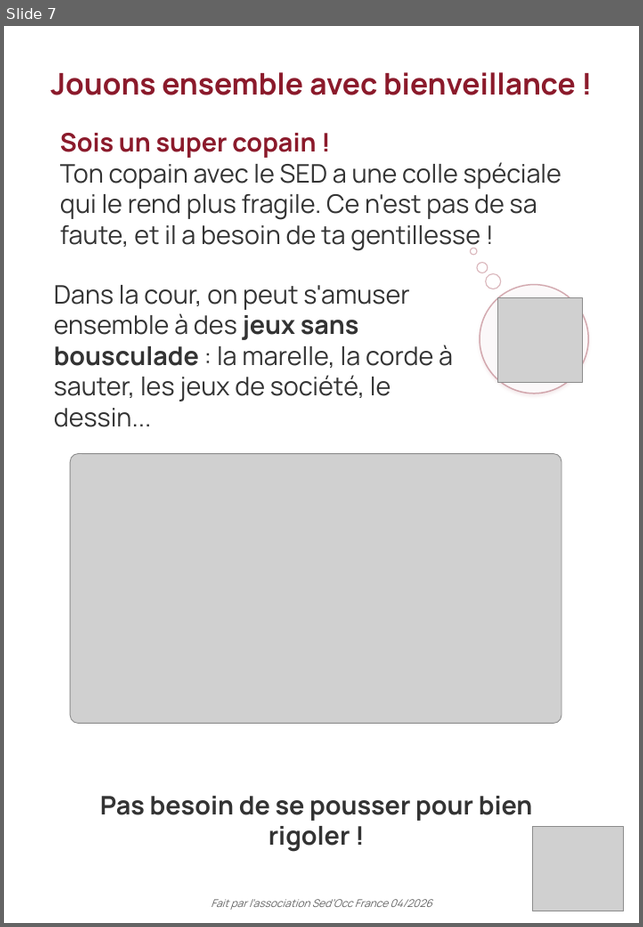
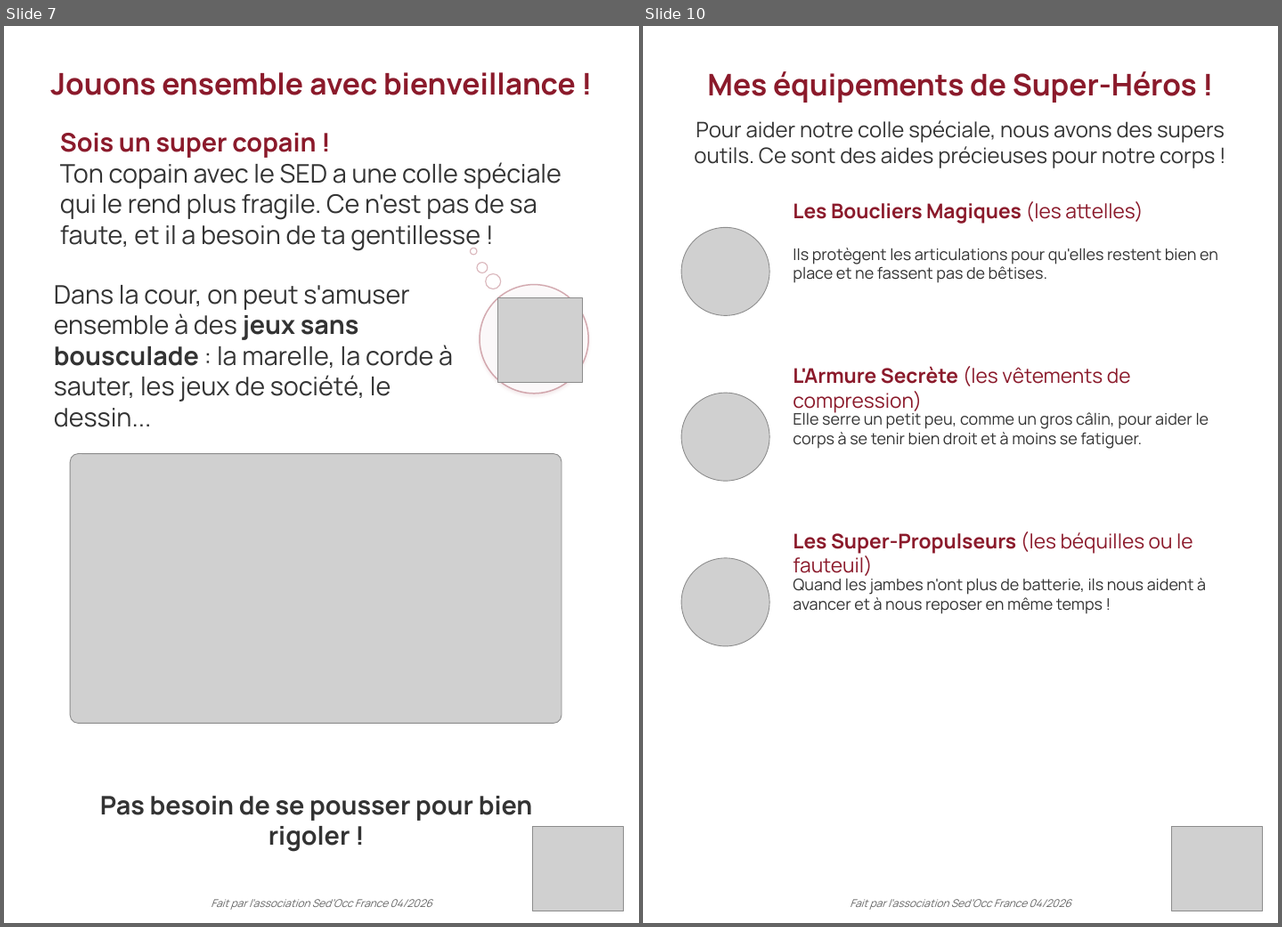
Before and after one commit to Therese-Borin-Pepe/sedocc-site, a slide deck: documents/Livret-SED-enfant-SedOcc.pptx. Shown side by side, each under a label of ours: slide 7 before the commit, slides 7 and 10 after it; the slides between them are not shown. The pictures are 643x927 and 1282x927 pixels, drawn with LibreOffice and Linux fonts; fonts in the diff are those of the drawing; grey boxes stand for pictures; background and template pictures are left out. Boxes give left, top, right and bottom in pixels: in the first picture for what was removed or moved away, otherwise in the second. Text is boxed around its words. In the diff, an @@ line names an element or a change of style, - is before the commit and + after.

```diff
--- a/documents/Livret-SED-enfant-SedOcc.pptx
+++ b/documents/Livret-SED-enfant-SedOcc.pptx
@@ slide 10 added at [643,26,1278,923], background picture (left out) @@
@@ text added at [707,71,1197,103], 28 pt, text #8B1A2B, bold @@
+Mes équipements de Super-Héros !
@@ text added at [694,120,1224,168], 20 pt, text #333333 @@
+Pour aider notre colle spéciale, nous avons des supers outils. Ce sont des aides précieuses pour notre corps !
@@ text added at [793,201,1143,224], 19 pt, text #8B1A2B, bold @@
+Les Boucliers Magiques (les attelles)
@@ picture added at [681,227,769,315] @@
@@ text added at [793,248,1218,283], 15 pt, text #333333 @@
+Ils protègent les articulations pour qu'elles restent bien en place et ne fassent pas de bêtises.
@@ text added at [793,366,1131,413], 19 pt, text #8B1A2B @@
+L'Armure Secrète (les vêtements de compression)
@@ picture added at [681,393,769,481] @@
@@ text added at [793,410,1209,449], 15 pt, text #333333 @@
+Elle serre un petit peu, comme un gros câlin, pour aider le corps à se tenir bien droit et à moins se fatiguer.
@@ text added at [793,532,1193,576], 19 pt, text #8B1A2B @@
+Les Super-Propulseurs (les béquilles ou le fauteuil)
@@ picture added at [681,557,769,646] @@
@@ text added at [793,578,1205,614], 15 pt, text #333333 @@
+Quand les jambes n'ont plus de batterie, ils nous aident à avancer et à nous reposer en même temps !
@@ picture added at [1172,826,1262,911] @@
@@ text added at [849,899,1070,910], 10 pt, text #666666, italic @@
+Fait par l’association Sed’Occ France 04/2026
```
Also in this commit, not shown: 1 slide changed, 4 other slides added, 1 other file.
